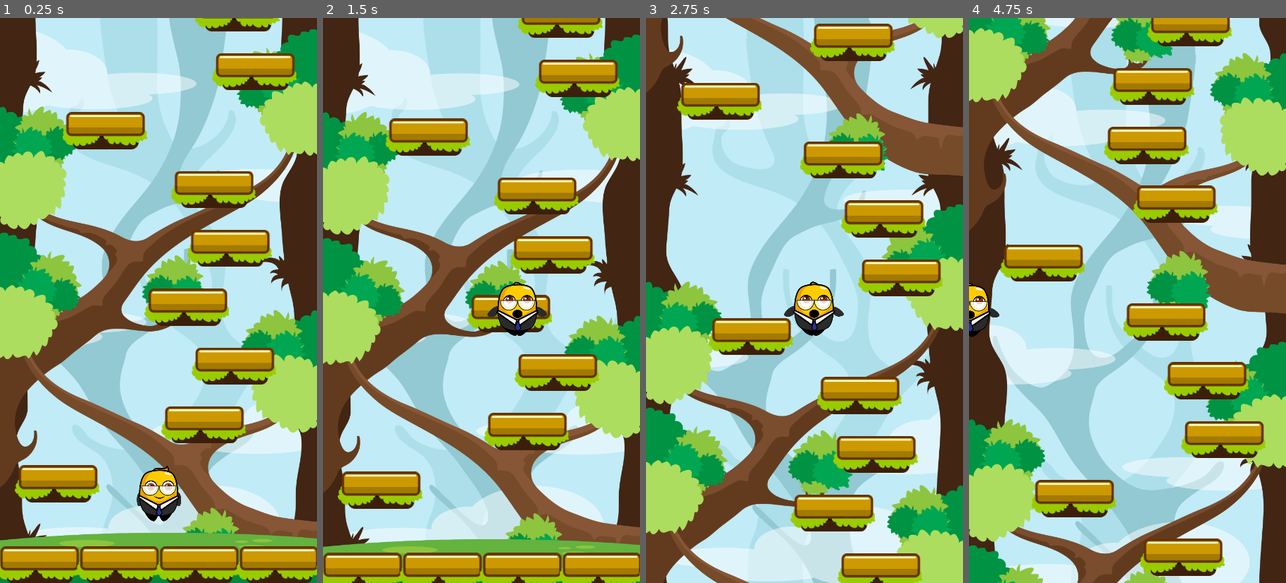
Above: before the commit, frames 1-4 (left to right).
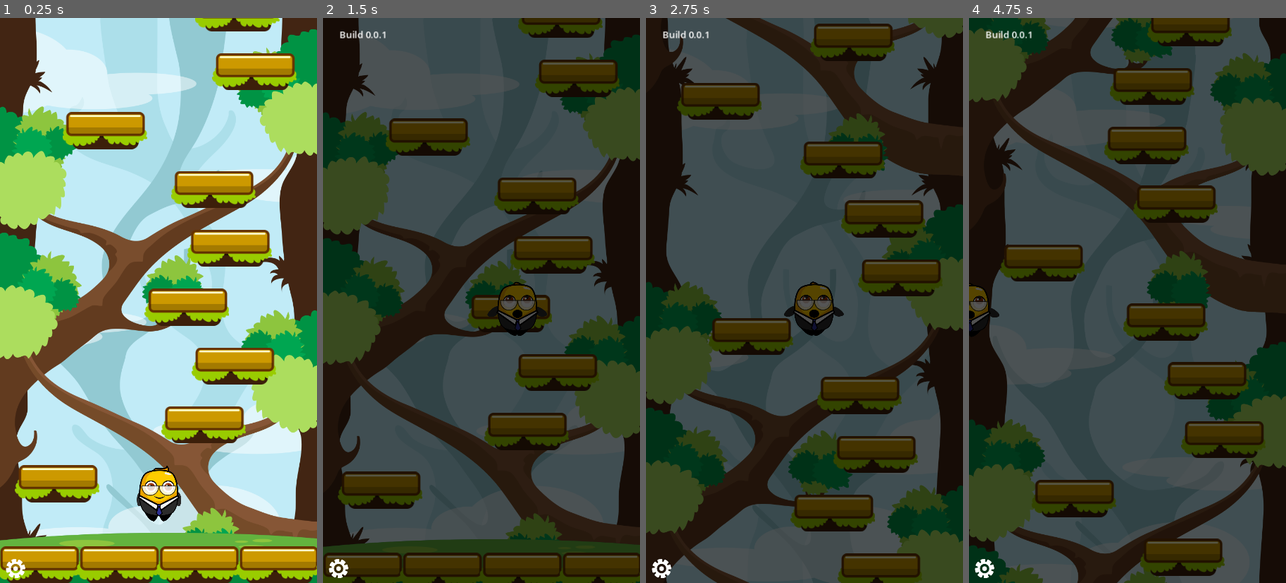
Above: after the commit, the same moments.

Repository: jrenato/jump_jam
Game: Godot game, scene res://Scenes/main.tscn
The game is run twice, just before and just after one commit, with the same random seed, the same clock (stepped at 60 frames per second) and the same inputs. Before the commit the project starts from res://Scenes/game.tscn.
Inputs (mouse positions are in pixels of both pictures, inside the frame that each line leads up to):
- Up to frame 1 (0.25 s): no input
- Up to frame 2 (1.5 s): click (338, 566) at 0.52 s; move the mouse to (551, 272) at 1.27 s; hold D (move_right) from 1.28 s (still down); click (551, 272) at 1.42 s
- Up to frame 3 (2.75 s): move the mouse to (741, 328) at 2.02 s; release D (move_right) at 2.03 s; hold A (move_left) from 2.03 s (still down)
- Up to frame 4 (4.75 s): move the mouse to (1159, 176) at 2.77 s; release A (move_left) at 2.78 s; hold D (move_right) 2.78-4.28 s; move the mouse to (1111, 413) at 3.52 s; click (1111, 413) at 3.67 s; move the mouse to (1222, 385) at 4.27 s; hold A (move_left) from 4.28 s (still down)

The runs differ from the first frame. In frame 1, 0.1% of the frame differs, in the area x 1-8%, y 95-100%; in frame 2, 100%; in frame 3, 100%; in frame 4, 100%, in the area x 0-100%, y 0-100%.

Commit message:
Added log console

Diff:
--- a/Scenes/screens.tscn
+++ b/Scenes/screens.tscn
@@ -1,6 +1,84 @@
-[gd_scene load_steps=2 format=3 uid="uid://wq7bcjgdriwm"]
+[gd_scene load_steps=4 format=3 uid="uid://wq7bcjgdriwm"]
 
 [ext_resource type="Script" path="res://Scripts/screens.gd" id="1_23dgq"]
+[ext_resource type="Texture2D" uid="uid://di0nxp7oa0n82" path="res://Assets/Textures/UI/gear.png" id="2_066tw"]
+
+[sub_resource type="LabelSettings" id="LabelSettings_winbq"]
 
 [node name="Screens" type="CanvasLayer"]
 script = ExtResource("1_23dgq")
+
+[node name="Debug" type="Control" parent="."]
+layout_mode = 3
+anchors_preset = 15
+anchor_right = 1.0
+anchor_bottom = 1.0
+grow_horizontal = 2
+grow_vertical = 2
+
+[node name="ConsoleLog" type="Control" parent="Debug"]
+unique_name_in_owner = true
+layout_mode = 1
+anchors_preset = 15
+anchor_right = 1.0
+anchor_bottom = 1.0
+grow_horizontal = 2
+grow_vertical = 2
+
+[node name="BlackBG" type="ColorRect" parent="Debug/ConsoleLog"]
+layout_mode = 1
+anchors_preset = 15
+anchor_right = 1.0
+anchor_bottom = 1.0
+grow_horizontal = 2
+grow_vertical = 2
+color = Color(0, 0, 0, 0.666667)
+
+[node name="BuildNoLabel" type="Label" parent="Debug/ConsoleLog"]
+layout_mode = 1
+anchors_preset = 5
+anchor_left = 0.5
+anchor_right = 0.5
+offset_left = -242.0
+offset_top = 17.0
+offset_right = 242.0
+offset_bottom = 40.0
+grow_horizontal = 2
+text = "Build 0.0.1"
+
+[node name="ScrollContainer" type="ScrollContainer" parent="Debug/ConsoleLog"]
+layout_mode = 1
+anchors_preset = 15
+anchor_right = 1.0
+anchor_bottom = 1.0
+offset_left = 25.0
+offset_top = 45.0
+offset_right = -24.0
+offset_bottom = -55.0
+grow_horizontal = 2
+grow_vertical = 2
+
+[node name="VBoxContainer" type="VBoxContainer" parent="Debug/ConsoleLog/ScrollContainer"]
+layout_mode = 2
+size_flags_horizontal = 3
+size_flags_vertical = 3
+
+[node name="LogLabel" type="Label" parent="Debug/ConsoleLog/ScrollContainer/VBoxContainer"]
+unique_name_in_owner = true
+custom_minimum_size = Vector2(491, 23)
+layout_mode = 2
+label_settings = SubResource("LabelSettings_winbq")
+autowrap_mode = 3
+
+[node name="ToggleConsole" type="TextureButton" parent="Debug"]
+unique_name_in_owner = true
+layout_mode = 1
+anchors_preset = 2
+anchor_top = 1.0
+anchor_bottom = 1.0
+offset_top = -51.0
+offset_right = 51.0
+grow_vertical = 0
+texture_normal = ExtResource("2_066tw")
+ignore_texture_size = true
+stretch_mode = 0
--- a/Scripts/screens.gd
+++ b/Scripts/screens.gd
@@ -1,9 +1,23 @@
 extends CanvasLayer
 
+@onready var console: Control = %ConsoleLog
+@onready var toggle_console: TextureButton = %ToggleConsole
+@onready var log_label: Label = %LogLabel
 
 func _ready() -> void:
-	pass
+	console.visible = false
+	toggle_console.pressed.connect(_on_toggle_console_pressed)
+
+	Signals.log_message.connect(_on_log_message)
 
 
 func _process(delta: float) -> void:
 	pass
+
+
+func _on_toggle_console_pressed() -> void:
+	console.visible = not console.visible
+
+
+func _on_log_message(message: String) -> void:
+	log_label.text += "%s\n" % message
--- /dev/null
+++ b/Scripts/signals.gd
@@ -0,0 +1,3 @@
+extends Node
+
+signal log_message(message: String)
--- a/project.godot
+++ b/project.godot
@@ -11,10 +11,14 @@
 [application]
 
 config/name="Jumper Jam"
-run/main_scene="res://Scenes/game.tscn"
+run/main_scene="res://Scenes/main.tscn"
 config/features=PackedStringArray("4.2", "Mobile")
 run/max_fps=60
 config/icon="res://icon.svg"
+
+[autoload]
+
+Signals="*res://Scripts/signals.gd"
 
 [debug]
 
